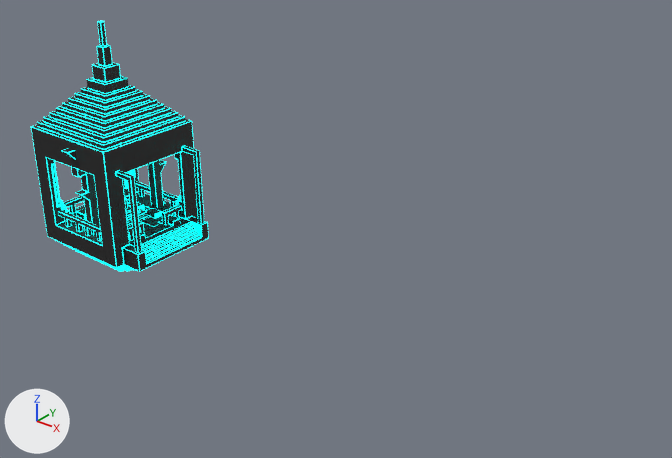
What one commit did to the FBX model assets/models/1-3.fbx.
Before and after are seen from a 50 mm camera at (1235.0, -946.0, 722.0) aimed at (463.0, 19.0, 124.0). The axes (+X, +Y, +Z) are drawn at lower left. The lights are the same throughout. Where no turn or scale is listed for an object, it has been applied to the vertices.

Before the edit, the objects in view are built like this:
```python
ob_slot283 = bpy.data.objects.new('slot283', me_slot283)
ob_slot283.location = (0.0, 0.0, 0.0)
ob_slot295 = bpy.data.objects.new('slot295', me_slot295)
ob_slot295.location = (7.0, 3.0, 0.0)
ob_slot301 = bpy.data.objects.new('slot301', me_slot301)
ob_slot301.location = (0.0, 0.0, 122.0)
ob_slot366 = bpy.data.objects.new('slot366', me_slot366)
ob_slot366.location = (2.0, 0.0, 3.0)
ob_slot394 = bpy.data.objects.new('slot394', me_slot394)
ob_slot394.location = (0.0, 0.0, 108.0)
```
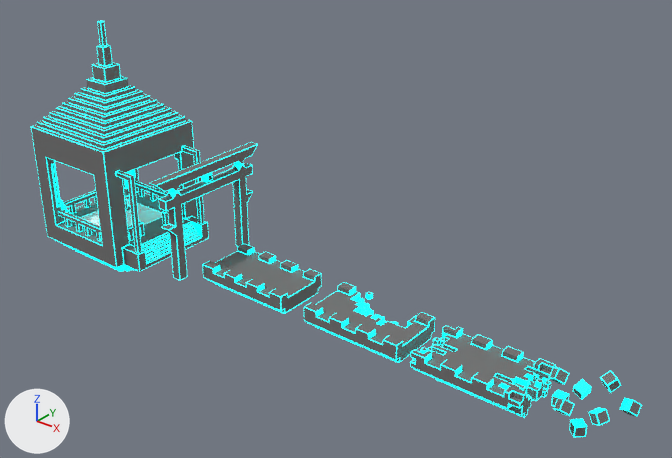
What differs and where, as boxes (x1, y1, x2, y2) in the pictures (672 x 458 px):
'slot394', recoloured: (31, 21, 209, 271) in both
'slot283', recoloured, moved: before (76, 212, 155, 220); after (410, 325, 556, 418)
'slot301', recoloured, moved: before (61, 148, 167, 235); after (149, 142, 258, 280)
'slot295', recoloured, moved: before (76, 197, 180, 240); after (304, 282, 435, 363)
'slot366', recoloured, moved: before (78, 202, 173, 226); after (202, 244, 321, 314)
'Cube', added: after (549, 367, 642, 437)
    faces in mat_material_001 (grey #707070): (549, 368, 641, 437)
    faces in mat_material_002 (cyan #00e7e3): (549, 367, 642, 437)
'slot394.001', added (cyan): after (80, 199, 162, 226)

What changed in the scene script:
```text
Change mat_material_001:
    mat_material_001.base_color: (0.0111, 0.0111, 0.0111) -> (0.163, 0.163, 0.163)  # black #1b1b1b -> grey #707070
Add mat_slot394_001:
    mat_slot394_001 = principled_material('slot394.001')
    mat_slot394_001.base_color = (0.8, 0.8, 0.8)  # white #e7e7e7
    mat_slot394_001.roughness = 0.69
Add me_cube:
    me_cube.from_pydata(...)  # 192 vertices, 176 faces; spans x -50.4..65.0, y -48.9..36.6, z -35.8..54.9
    # faces by material slot: [36, 140]
    me_cube.materials.append(mat_material_001)  # grey #707070
    me_cube.materials.append(mat_material_002)  # cyan #00e7e3
Add me_slot394_001:
    me_slot394_001.from_pydata([(43.9, 56.9, -96.4), (-70.1, 56.9, -96.4), (-70.1, -57.1, -96.4), (43.9, -57.1, -96.4), (34.9, 47.9, -96.4), (2.9, 15.9, -80.4), (-61.1, -48.1, -96.4), (-61.1, 47.9, -96.4), (-29.1, 15.9, -80.4), (2.9, -16.1, -80.4), (-29.1, -16.1, -80.4), (34.9, -48.1, -96.4)], [], [(3, 11, 6, 2), (11, 3, 0, 4), (1, 7, 4, 0), (6, 7, 1, 2), (7, 8, 5, 4), (7, 6, 10, 8), (6, 11, 9, 10), (11, 4, 5, 9)])
    me_slot394_001.materials.append(mat_slot394_001)  # its picture is missing
Change ob_slot301:
    ob_slot301.location: (0.0, 0.0, 122.0) -> (215.0, 0.0, 122.0)
Change ob_slot283:
    ob_slot283.location: (0.0, 0.0, 0.0) -> (728.0, 0.0, 0.0)
Change ob_slot295:
    ob_slot295.location: (7.0, 3.0, 0.0) -> (544.0, 3.0, 0.0)
Change ob_slot366:
    ob_slot366.location: (2.0, 0.0, 3.0) -> (326.0, 0.0, 3.0)
Add ob_cube:
    ob_cube = bpy.data.objects.new('Cube', me_cube)
    ob_cube.location = (875.0, 3.0, 11.0)
Add ob_slot394_001:
    ob_slot394_001 = bpy.data.objects.new('slot394.001', me_slot394_001)
    ob_slot394_001.location = (0.0, 0.0, 108.0)
```
